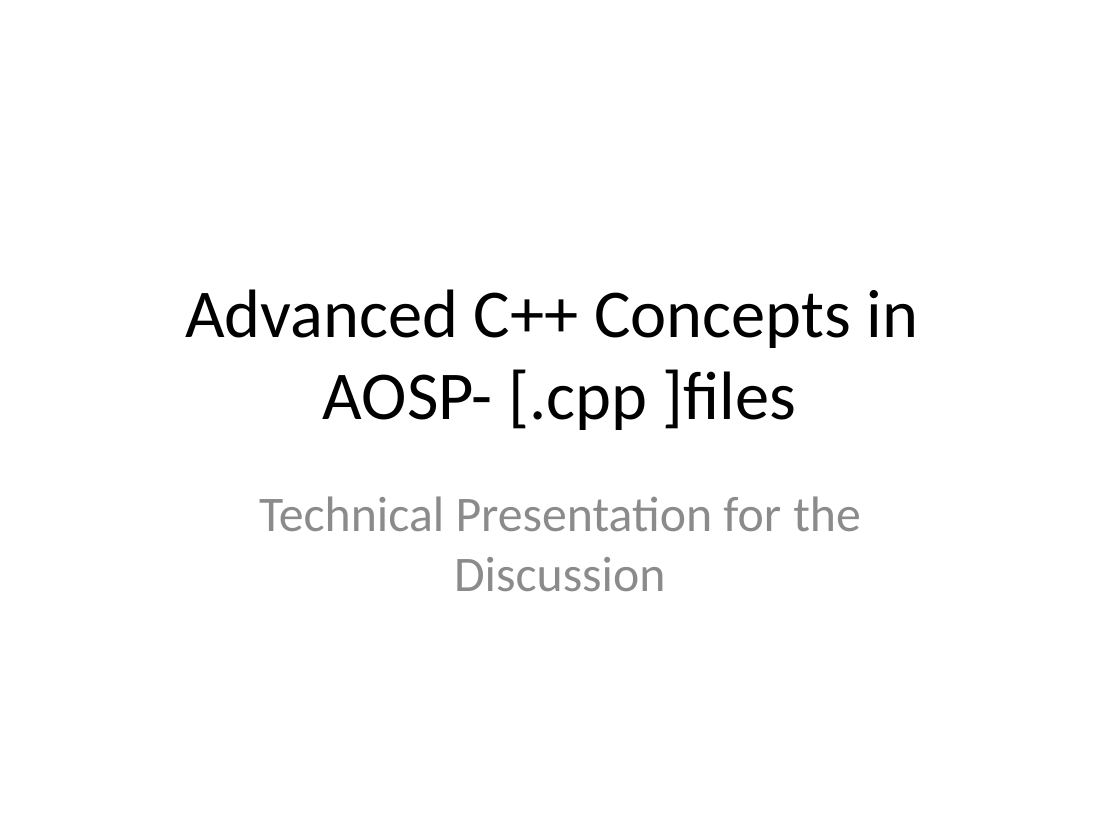
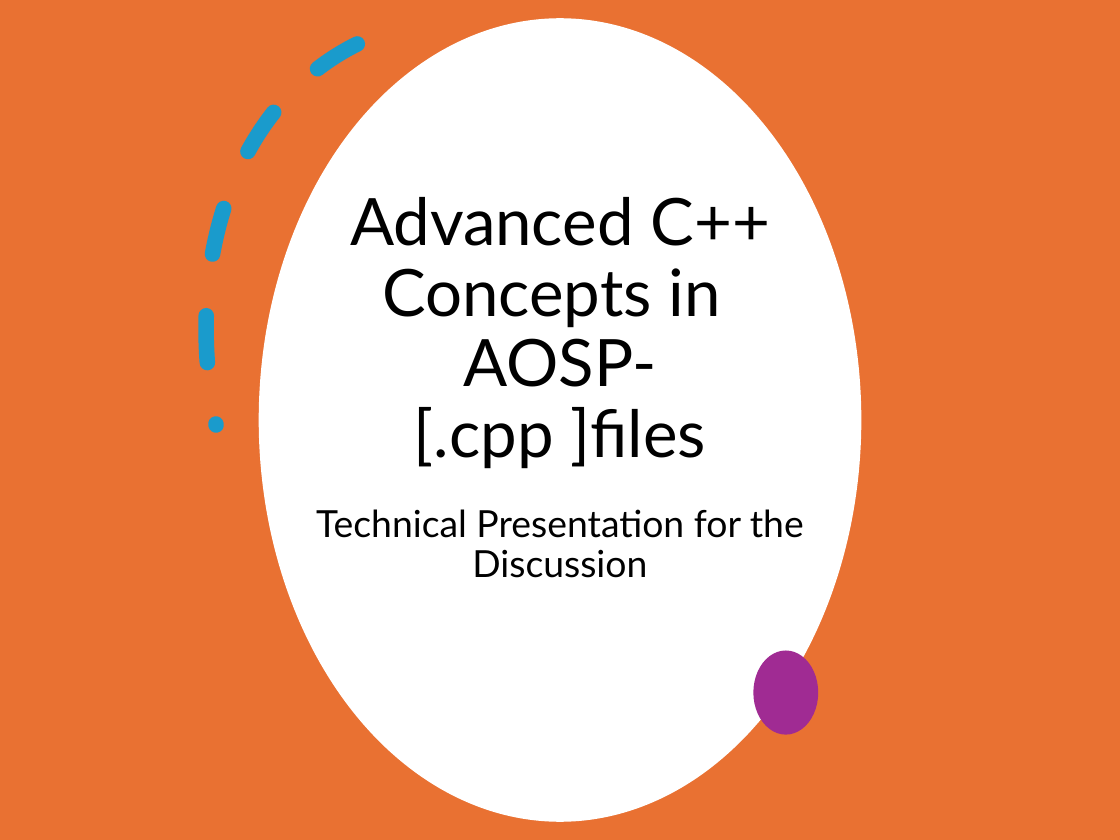
Before and after one commit to sudheerdevu/Thundersoft_work, a slide deck: slide 1 of session/SurfaceFlinger_cpp_concepts.pptx. Drawn at 1120x840 pixels with LibreOffice and Linux fonts; fonts in the diff are those of the drawing. Boxes give left, top, right and bottom in pixels: in the first picture for what was removed or moved away, otherwise in the second. Text is boxed around its words. In the diff, an @@ line names an element or a change of style, - is before the commit and + after.

```diff
--- a/session/SurfaceFlinger_cpp_concepts.pptx
+++ b/session/SurfaceFlinger_cpp_concepts.pptx
@@ rectangle added at <box>0,0,1120,840</box>, fill #E97132 @@
@@ arc (boxed as its full ellipse) added at <box>77,0,1008,840</box>, outline #0F9ED5 10 pt dashed @@
@@ ellipse added at <box>259,18,861,821</box>, fill #FFFFFF @@
@@ title "Advanced C++ Concepts in AOSP- ...": place and size @@
-title "Advanced C++ Concepts in AOSP- ..." at <box>185,289,918,430</box>
+title "Advanced C++ Concepts in AOSP- ..." at <box>350,197,769,469</box>
@@ title "Advanced C++ Concepts in AOSP- ..." at <box>350,197,769,469</box>: size 44 to 42 pt, font Calibri to Lato; line spacing 1 to 0.9; vertical alignment middle to bottom @@
@@ subtitle "Technical Presentation for the Discussion": place and size @@
-subtitle "Technical Presentation for the Discussion" at <box>259,496,861,592</box>
+subtitle "Technical Presentation for the Discussion" at <box>316,509,804,578</box>
@@ subtitle "Technical Presentation for the Discussion" at <box>316,509,804,578</box>: size 32 to 24 pt, font Calibri to Lato, text colour #8C8C8C to #000000; line spacing 1 to 0.9; more space between paragraphs @@
@@ ellipse added at <box>754,651,819,735</box>, fill #A02B93 @@
```
Also in this commit, not shown: 9 other slides changed, 2 other files.
